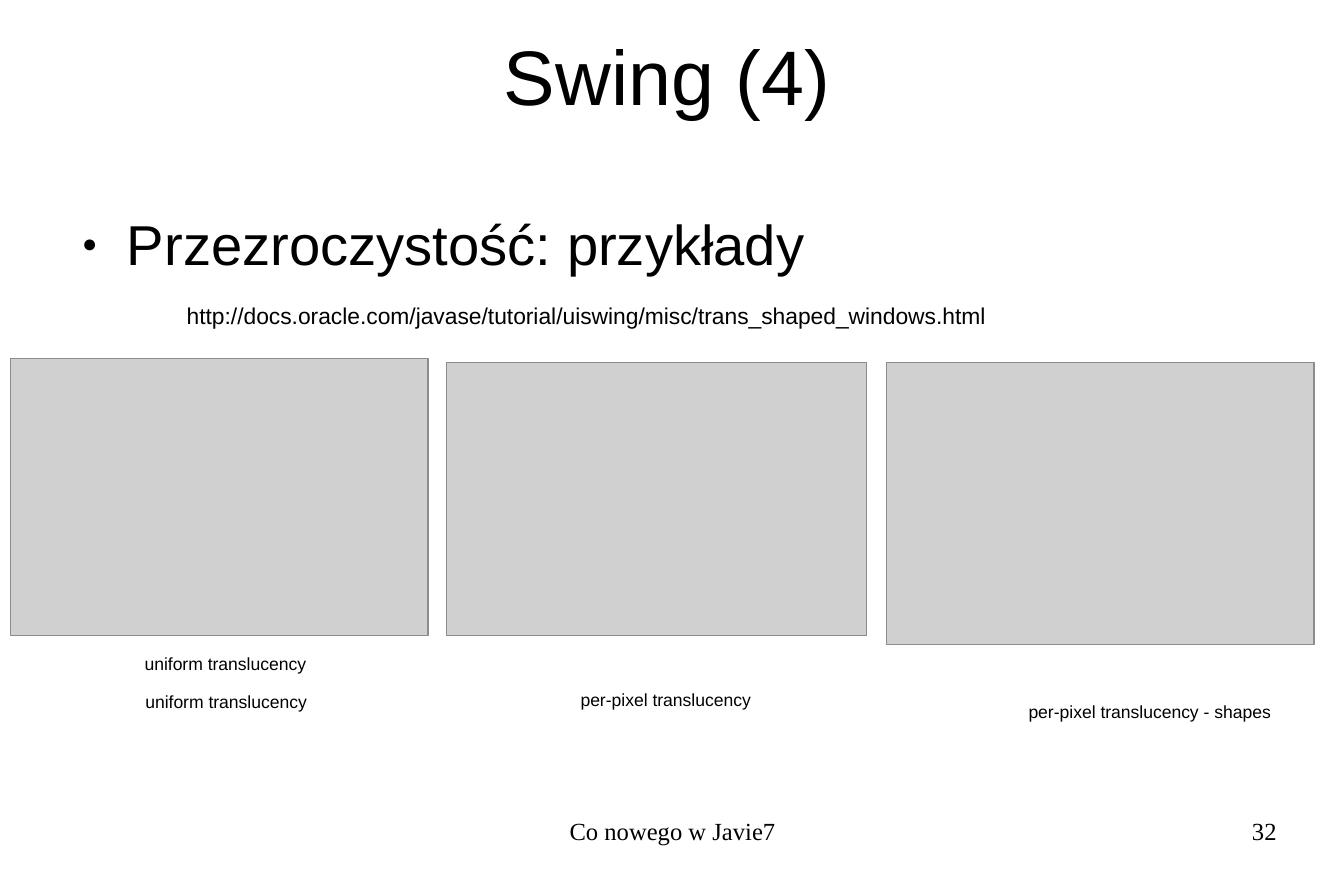
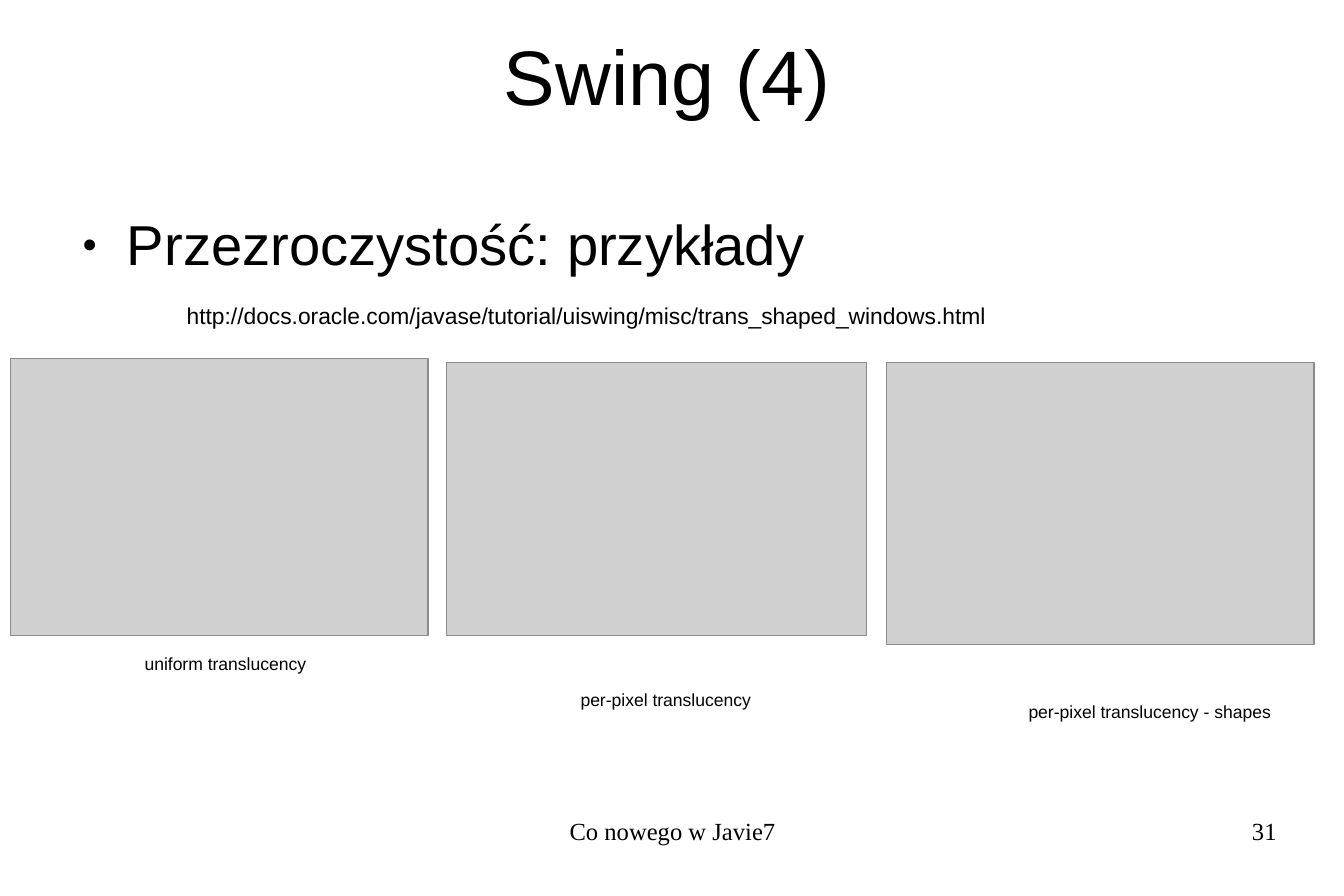
Before and after one commit to kamchy/myjavaprojects, a slide deck: slide 31 of PrezentacjaJava7.odp (slide 32 before the commit). Drawn at 1344x896 pixels with LibreOffice and Linux fonts; fonts in the diff are those of the drawing; grey boxes stand for pictures. Boxes give left, top, right and bottom in pixels: in the first picture for what was removed or moved away, otherwise in the second. Text is boxed around its words. In the diff, an @@ line names an element or a change of style, - is before the commit and + after.

```diff
--- a/PrezentacjaJava7.odp
+++ b/PrezentacjaJava7.odp
@@ text removed at [145,695,307,712] @@
-uniform translucency
@@ page number at [1252,823,1277,841]: text changed @@
-32
+31
```
Also in this commit, not shown: 10 other slides changed, 2 slides added, 1 other file.
